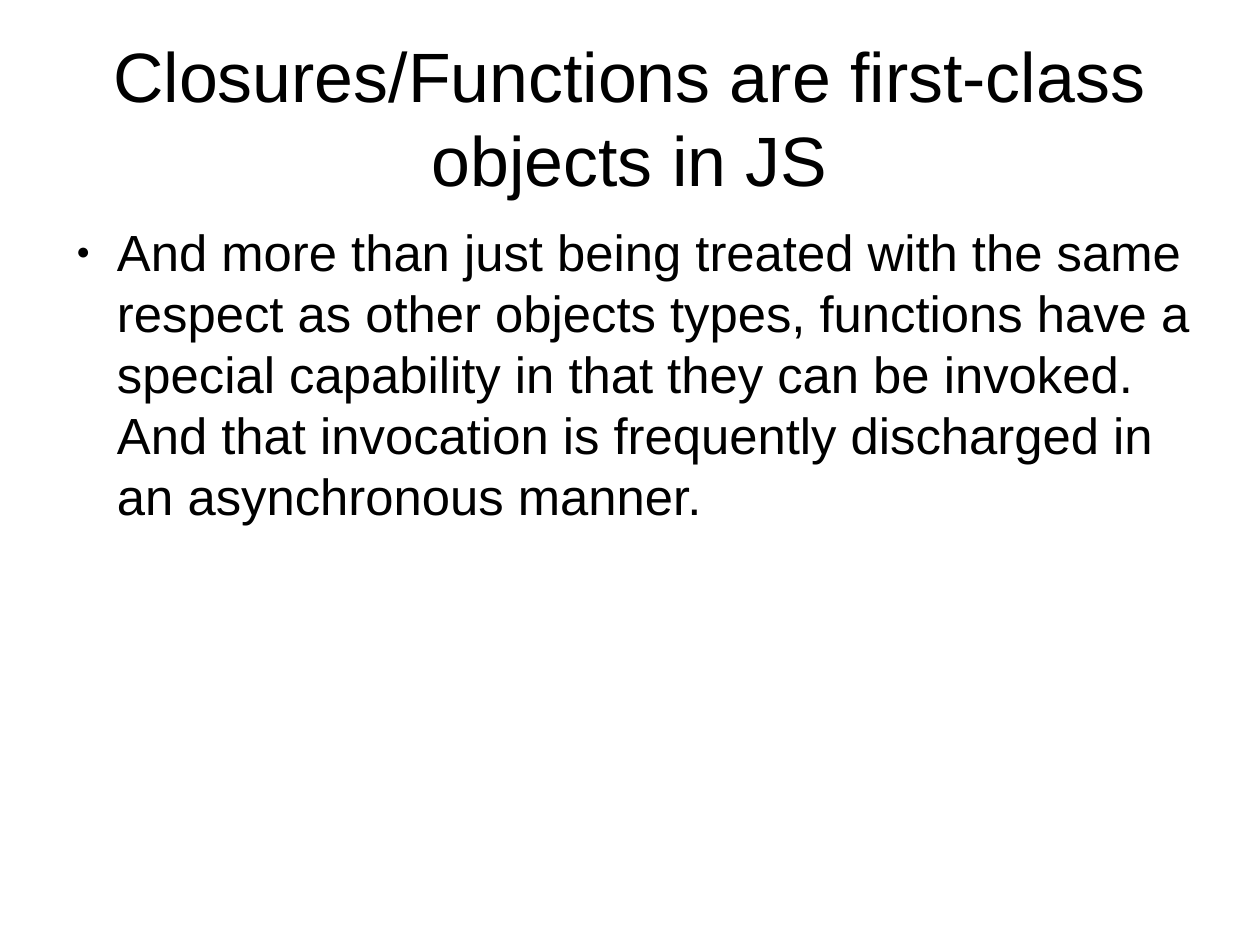
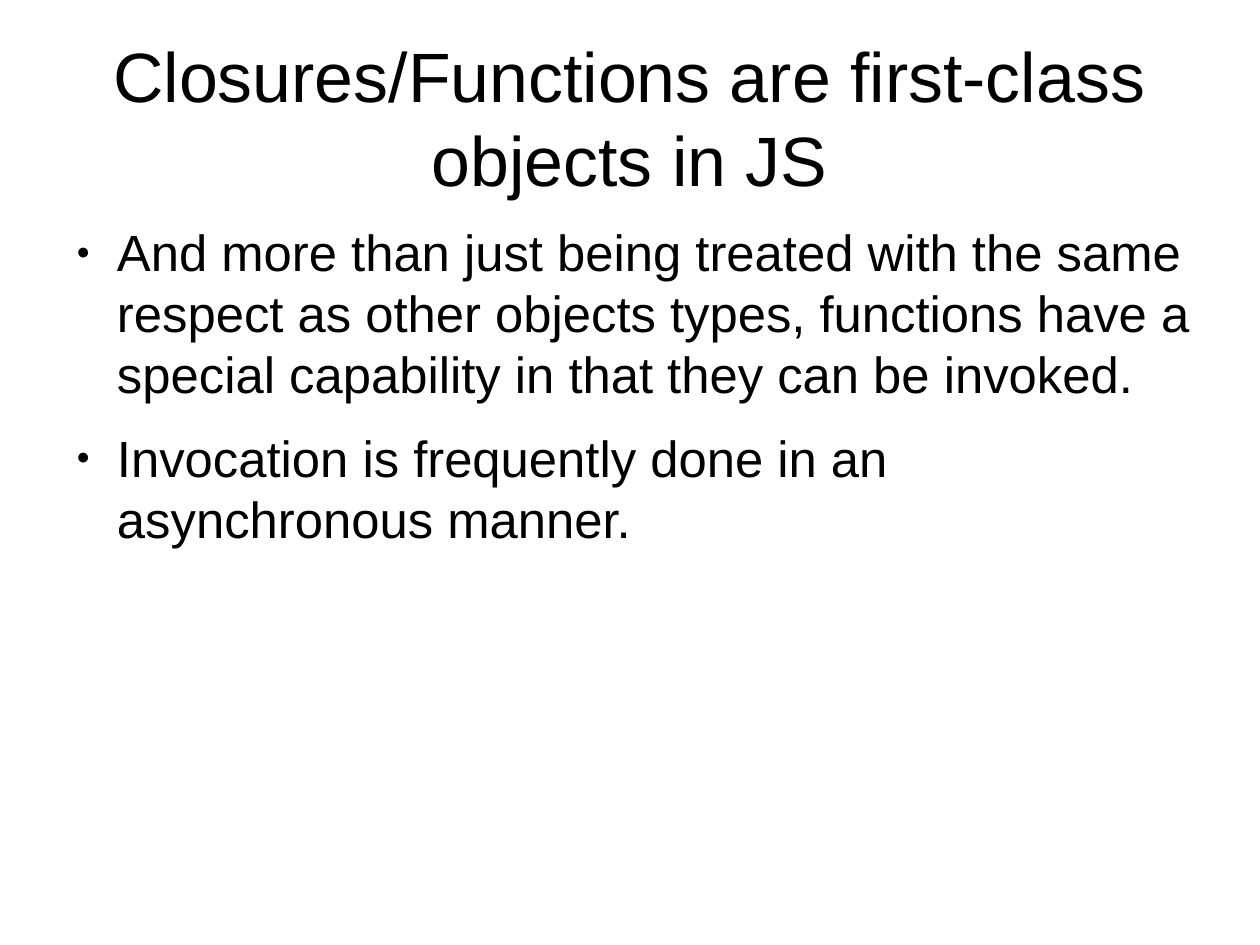
Before and after one commit to tomafc330/presentations, a slide deck: slide 4 of advanced-javascript/presentation.odp. Drawn at 1260x945 pixels with LibreOffice and Linux fonts; fonts in the diff are those of the drawing. Boxes give left, top, right and bottom in pixels: in the first picture for what was removed or moved away, otherwise in the second. Text is boxed around its words. In the diff, an @@ line names an element or a change of style, - is before the commit and + after.

```diff
--- a/advanced-javascript/presentation.odp
+++ b/advanced-javascript/presentation.odp
@@ text at (x1=117, y1=234, x2=1189, y2=548): text changed @@
-● And more than just being treated with the same respect as other objects types, functions have a special capability in that they can be invoked. And that invocation is frequently discharged in an asynchronous manner.
+● And more than just being treated with the same respect as other objects types, functions have a special capability in that they can be invoked.
+● Invocation is frequently done in an asynchronous manner.
```
Also in this commit, not shown: 13 other slides changed, 7 slides added, 20 other files.
